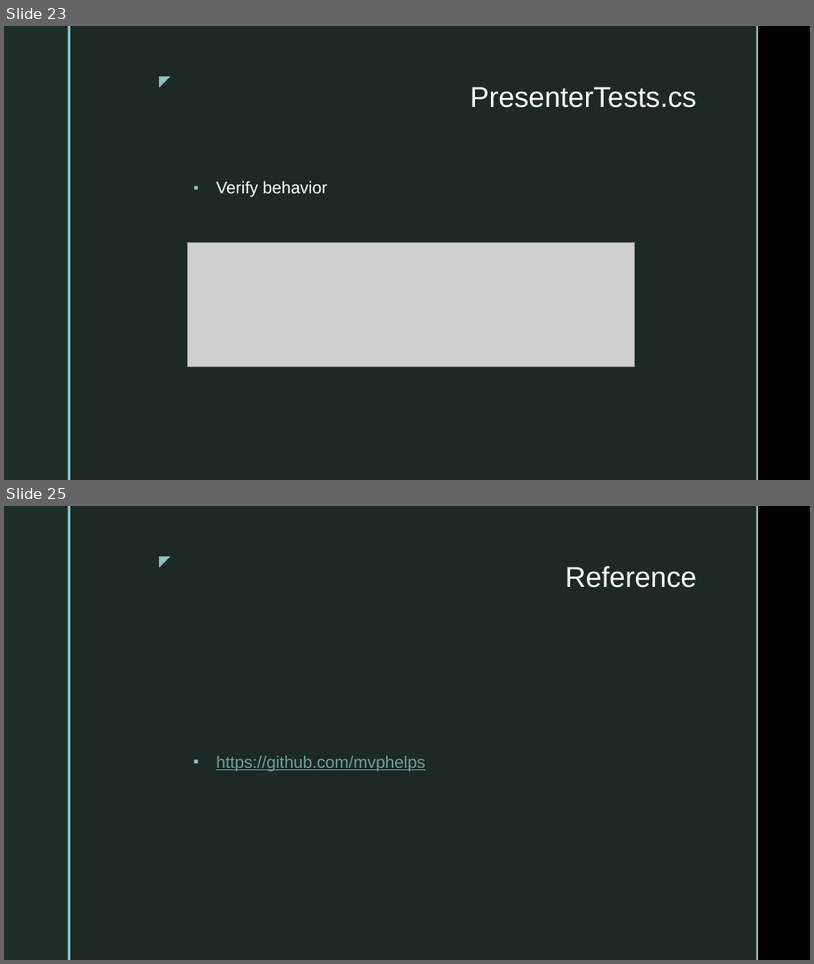
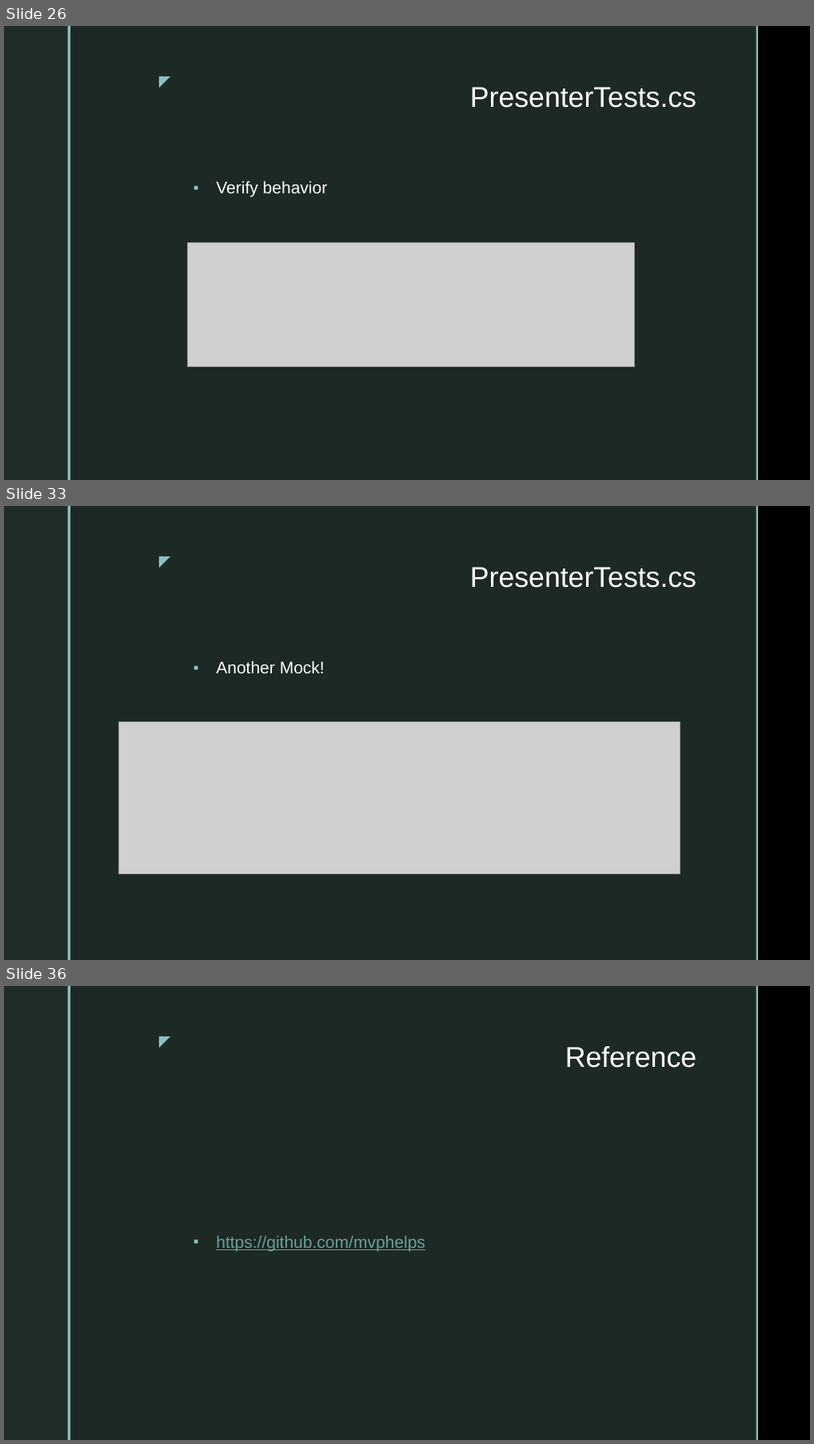
Before and after one commit to mvphelps/SingleTestabilityPrinciple, a slide deck: SingleTestabilityPrinciple.pptx. Shown one above the other, each under a label of ours: slides 23 and 25 before the commit, slides 26, 33 and 36 after it; the slides between them are not shown. The pictures are 814x964 and 814x1444 pixels, drawn with LibreOffice and Linux fonts; fonts in the diff are those of the drawing; grey boxes stand for pictures; background and template pictures are left out. Boxes give left, top, right and bottom in pixels: in the first picture for what was removed or moved away, otherwise in the second. Text is boxed around its words. In the diff, an @@ line names an element or a change of style, - is before the commit and + after.

```diff
--- a/SingleTestabilityPrinciple.pptx
+++ b/SingleTestabilityPrinciple.pptx
@@ slide 33 added at [4,506,810,960], background picture (left out); not listed: 5 template elements that a slide beside it also shows @@
@@ title added at [470,567,697,588], 34 pt, text #FFFFFF @@
+PresenterTests.cs
@@ text added at [216,660,325,673], 20 pt, text #FFFFFF @@
+▪ Another Mock!
@@ picture added at [119,722,680,874] @@
@@ what was slide 23 is now slide 26 @@
@@ what was slide 25 is now slide 36 @@
```
Also in this commit, not shown: 1 slide changed, 10 other slides added.
